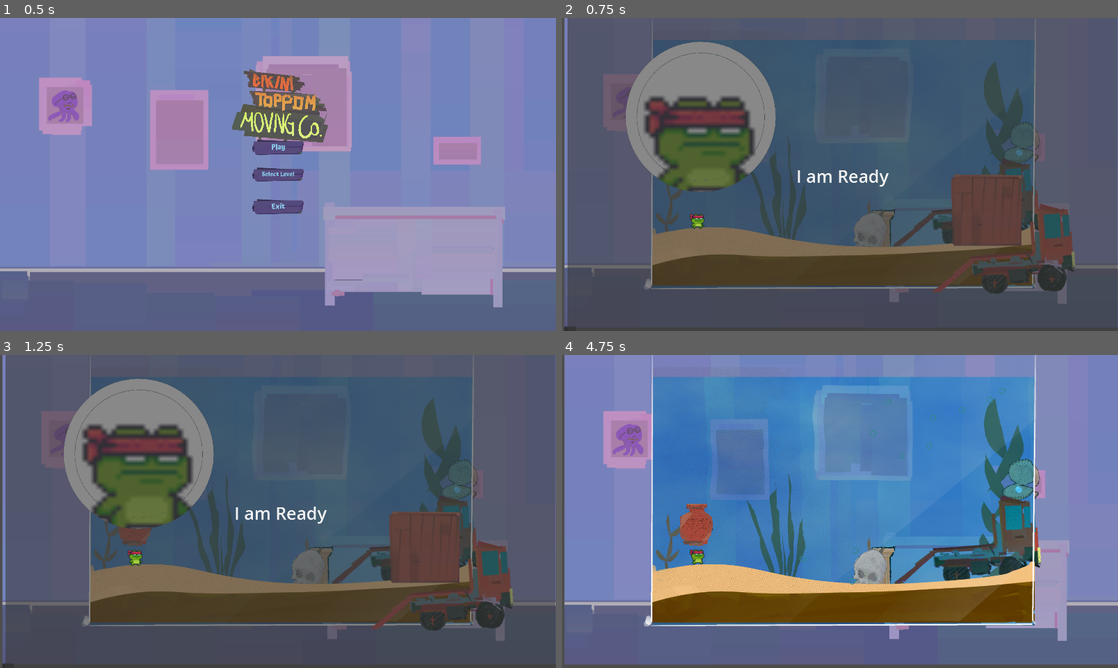
Above: before the commit, frames 1-4 (two rows, left to right).
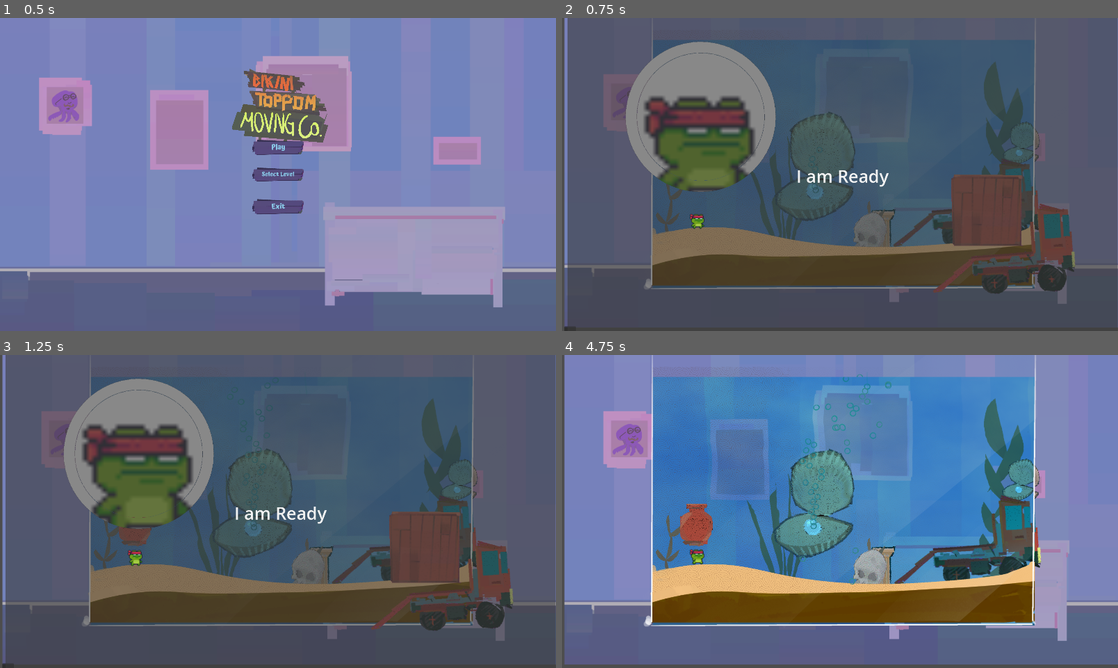
Above: after the commit, the same moments.

Repository: pR1smPrime/BikiniTop25
Game: Godot game, scene res://bikini_toppem_moving_service.tscn
The game is run twice, just before and just after one commit, with the same random seed, the same clock (stepped at 60 frames per second) and the same inputs. The engine's default icon, where the game draws it, is replaced by a stand-in: a white triangle on a blue panel in a dark square.
Inputs (mouse positions are in pixels of both pictures, inside the frame that each line leads up to):
- Up to frame 1 (0.5 s): no input
- Up to frame 2 (0.75 s): click "Play" at 0.5 s
- Up to frame 3 (1.25 s): no input
- Up to frame 4 (4.75 s): click "I am Ready" at 1.25 s; move the mouse to (962, 495) at 2.02 s; press the mouse at (962, 495) at 2.03 s; hold D (right) 2.03-3.53 s; tap W (jump) at 2.27, 3.02, 4.52 s; move the mouse to (728, 527) at 2.77 s; release the mouse at (728, 527) at 2.78 s; click (728, 527) at 2.85 s; move the mouse to (895, 442) at 3.52 s; press the mouse at (895, 442) at 3.53 s; hold A (left) 3.53-4.28 s; move the mouse to (812, 574) at 4.27 s; release the mouse at (812, 574) at 4.28 s; hold D (right) from 4.28 s (still down); click (812, 574) at 4.35 s

Frame 1 is identical in both runs. In frame 2, 0.8% of the frame differs, in the area x 39-53%, y 30-65%; in frame 3, 0.8%; in frame 4, 3.6%, in the area x 38-80%, y 6-65%.

Commit message:
tweaked levels 1,2

Diff:
--- a/project.godot
+++ b/project.godot
@@ -68,6 +68,11 @@
 "events": [Object(InputEventKey,"resource_local_to_scene":false,"resource_name":"","device":-1,"window_id":0,"alt_press …(195 unchanged characters)…
 ]
 }
+RightMouse={
+"deadzone": 0.5,
+"events": [Object(InputEventMouseButton,"resource_local_to_scene":false,"resource_name":"","device":-1,"window_id":0,"alt_pressed":false,"shift_pressed":false,"ctrl_pressed":false,"meta_pressed":false,"button_mask":0,"position":Vector2(0, 0),"global_position":Vector2(0, 0),"factor":1.0,"button_index":2,"canceled":false,"pressed":false,"double_click":false,"script":null)
+]
+}
 
 [physics]
 
--- a/scenes/levels/level1.tscn
+++ b/scenes/levels/level1.tscn
@@ -12,8 +12,11 @@
 [ext_resource type="PackedScene" uid="uid://d2xyedecm45dw" path="res://scenes/pausemenue/pause_menu.tscn" id="12_e5w1w"]
 [ext_resource type="PackedScene" path="res://assets/objects/moveables/moveable_vase.tscn" id="12_qo4ie"]
 [ext_resource type="PackedScene" uid="uid://dtoh8s6t2s5xi" path="res://assets/objects/statics/static_oyster.tscn" id="13_sjx7y"]
+[ext_resource type="PackedScene" uid="uid://4h0ltwgm81fw" path="res://assets/objects/interactive/interactive_oyster.tscn" id="13_x4887"]
 
 [node name="Level1" type="Node2D"]
+
+[node name="InteractiveOyster" parent="." instance=ExtResource("13_x4887")]
 
 [node name="groundBase" parent="." instance=ExtResource("1_vw74y")]
 
--- a/scenes/levels/level2.tscn
+++ b/scenes/levels/level2.tscn
@@ -11,6 +11,7 @@
 [ext_resource type="PackedScene" uid="uid://dg2i0m2yle8i1" path="res://assets/objects/statics/static_chest.tscn" id="9_nqrt1"]
 [ext_resource type="PackedScene" uid="uid://t1qapbdlfqnh" path="res://assets/objects/staticNoCollision/staNoCo_algae2.tscn" id="10_xry4m"]
 [ext_resource type="PackedScene" uid="uid://d2xyedecm45dw" path="res://scenes/pausemenue/pause_menu.tscn" id="11_hknvm"]
+[ext_resource type="PackedScene" uid="uid://ctdlmu4udssmc" path="res://scenes/bubble_beam/bubble_oyster.tscn" id="12_5ifl5"]
 
 [node name="Level2" type="Node2D"]
 
@@ -67,3 +68,6 @@
 scale = Vector2(-0.2, 0.2)
 
 [node name="Pause_Menu" parent="." instance=ExtResource("11_hknvm")]
+
+[node name="BubbleOyster" parent="." instance=ExtResource("12_5ifl5")]
+position = Vector2(322, 114)
Not shown: 1 places in scenes/levels/level1.tscn that only renumber resources
Not shown: 1 places in scenes/levels/level2.tscn that only renumber resources
